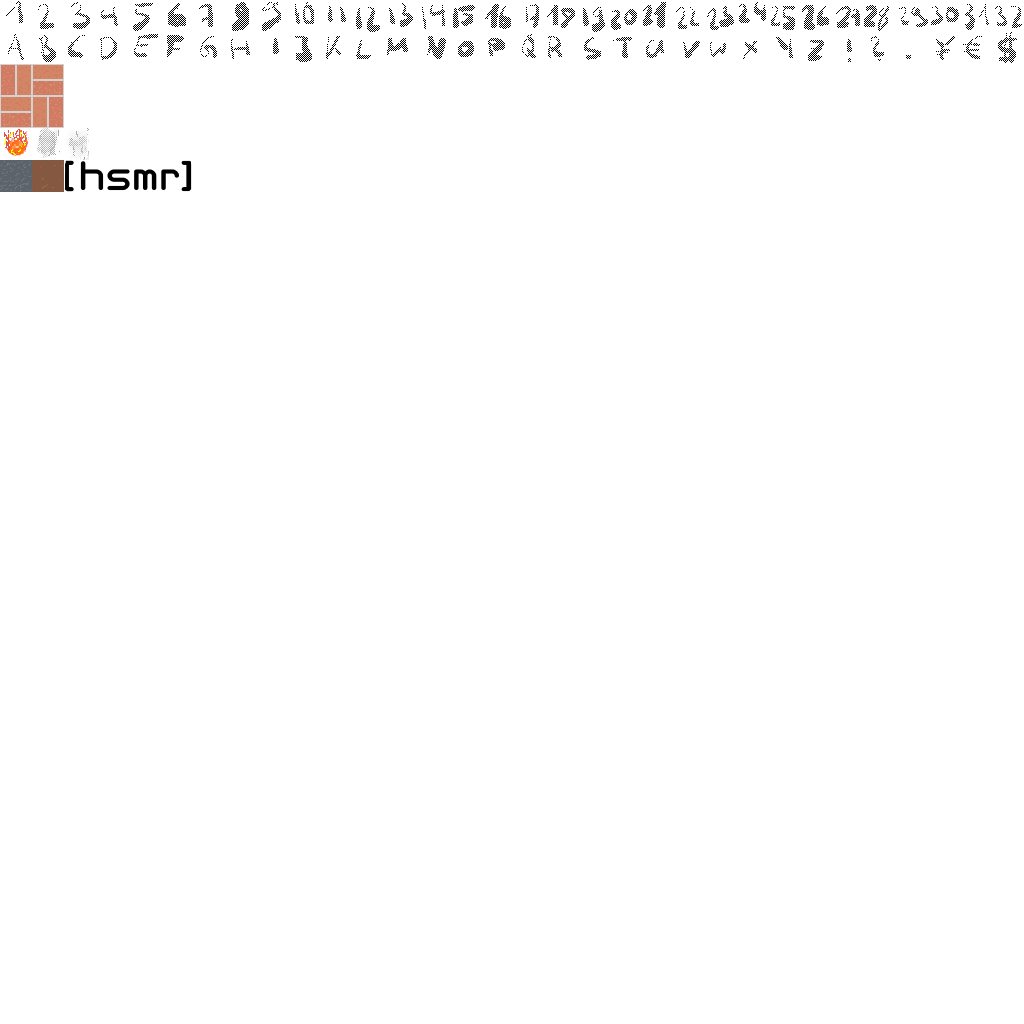
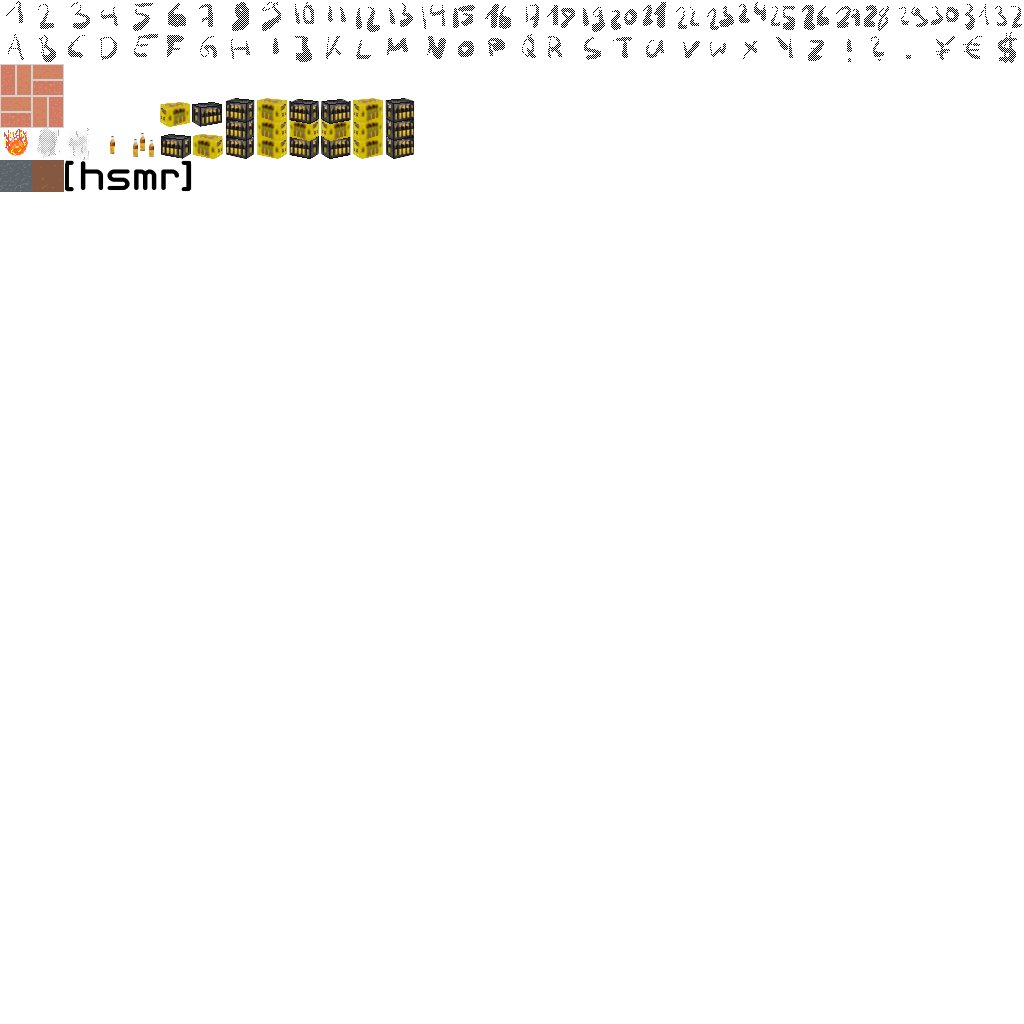
Before/after of a 1024 × 1024 layered artwork. What changed in the layer stack:
added layer "Mate" above "hsmr" over box(110, 98, 415, 160)
painted on "hsmr" over box(110, 127, 255, 160)
